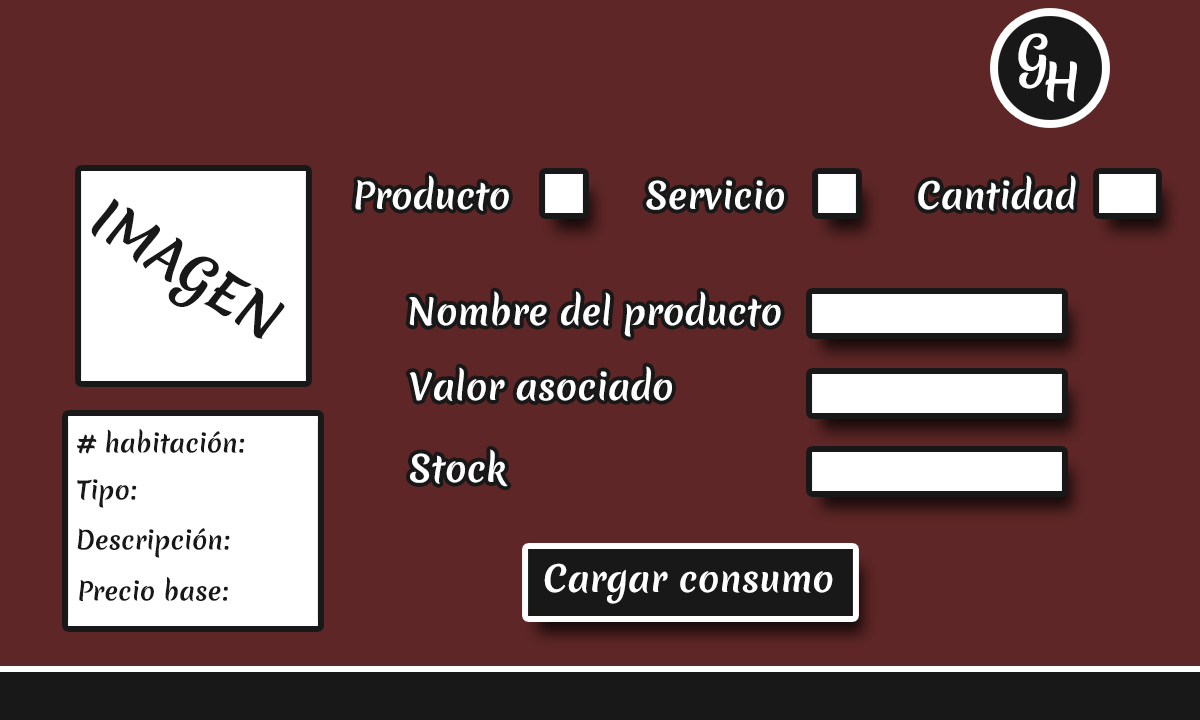
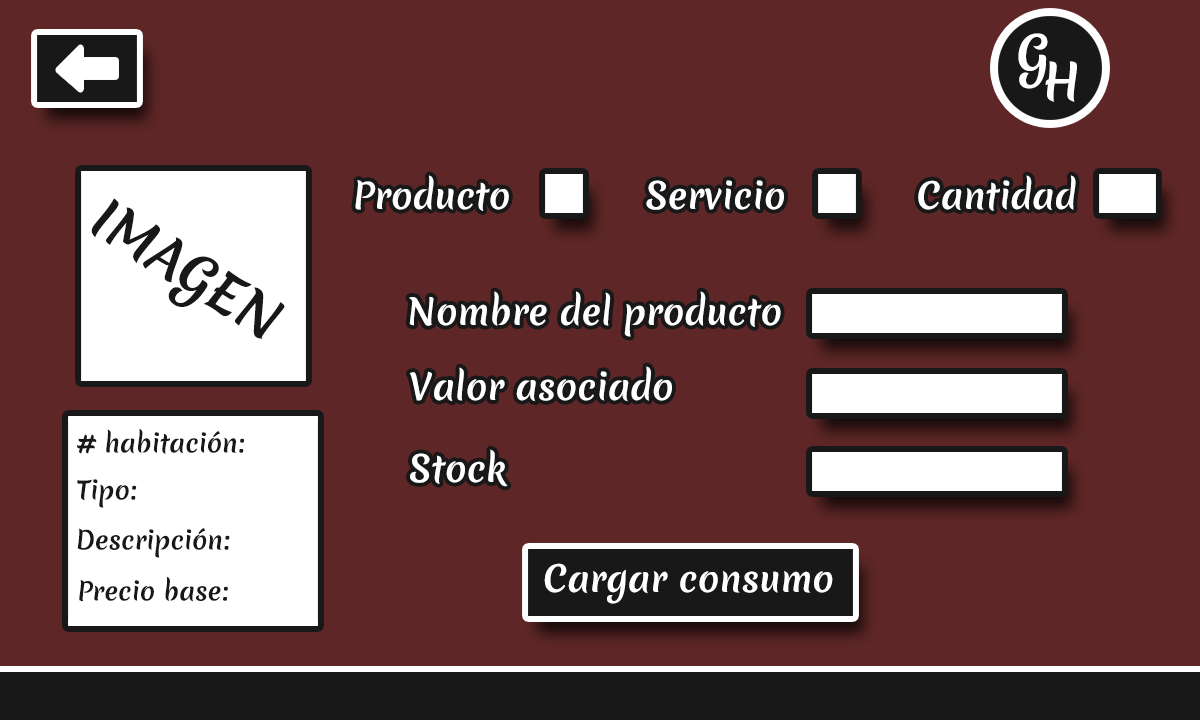
Layered file, before and after one edit (1200 × 720). Changes by layer:
added group "Go To Back" (1st of 2, in "Buttons") with 2 layers in group "Buttons" over left=37, top=35, right=137, bottom=102
added layer "Arrow" in group "Go To Back" over left=58, top=47, right=116, bottom=90
added layer "Go To Back" (2nd of 2, in "Buttons" › "Go To Back") in group "Go To Back" over left=37, top=35, right=137, bottom=102
